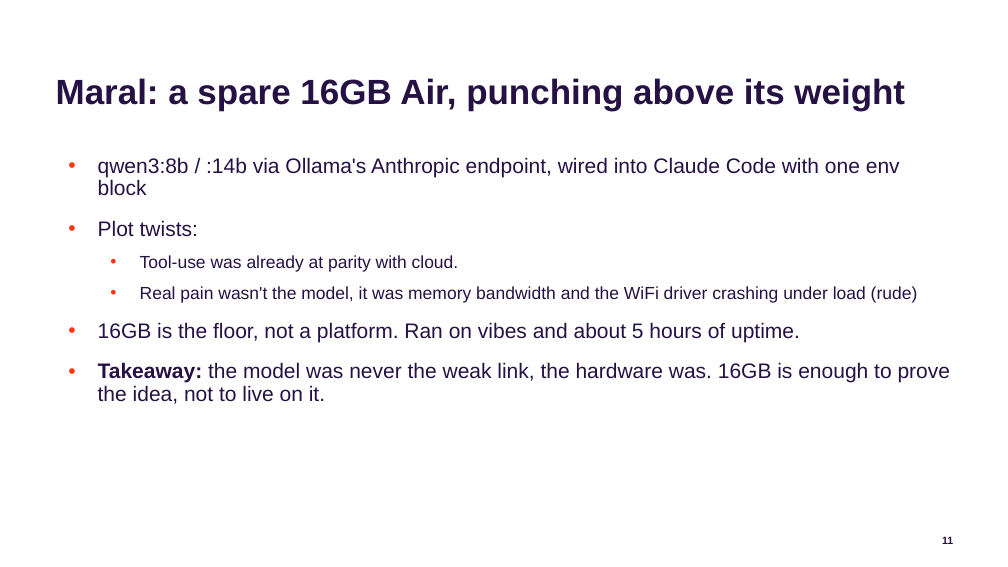
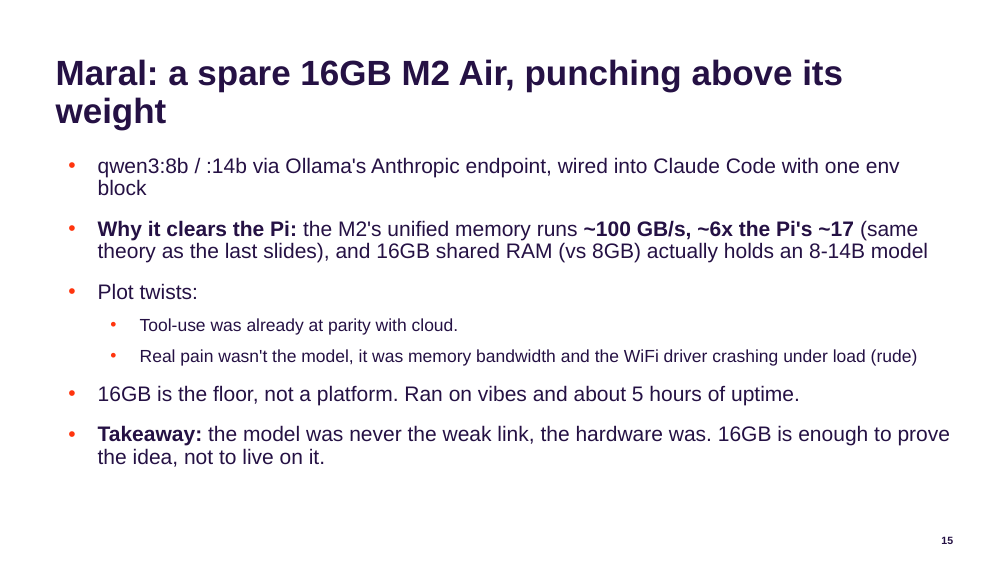
Before and after one commit to jconnolly/local-llm-pi5, a slide deck: slide 15 of local-llm-datasociety.pptx (slide 11 before the commit). Drawn at 1008x567 pixels with LibreOffice and Linux fonts; fonts in the diff are those of the drawing; background and template pictures are left out. Boxes give left, top, right and bottom in pixels: in the first picture for what was removed or moved away, otherwise in the second. Text is boxed around its words. In the diff, an @@ line names an element or a change of style, - is before the commit and + after.

```diff
--- a/local-llm-datasociety.pptx
+++ b/local-llm-datasociety.pptx
@@ title at box(56, 59, 843, 130): text changed @@
-Maral: a spare 16GB Air, punching above its weight
+Maral: a spare 16GB M2 Air, punching above its weight
@@ text at box(98, 220, 928, 263): paragraph added @@
+• Why it clears the Pi: the M2's unified memory runs ~100 GB/s, ~6x the Pi's ~17 (same theory as the last slides), and 16GB shared RAM (vs 8GB) actually holds an 8-14B model
@@ page number at box(941, 536, 953, 544): text changed @@
-11
+15
```
Also in this commit, not shown: 4 other slides changed, 4 slides added, 9 other files.
